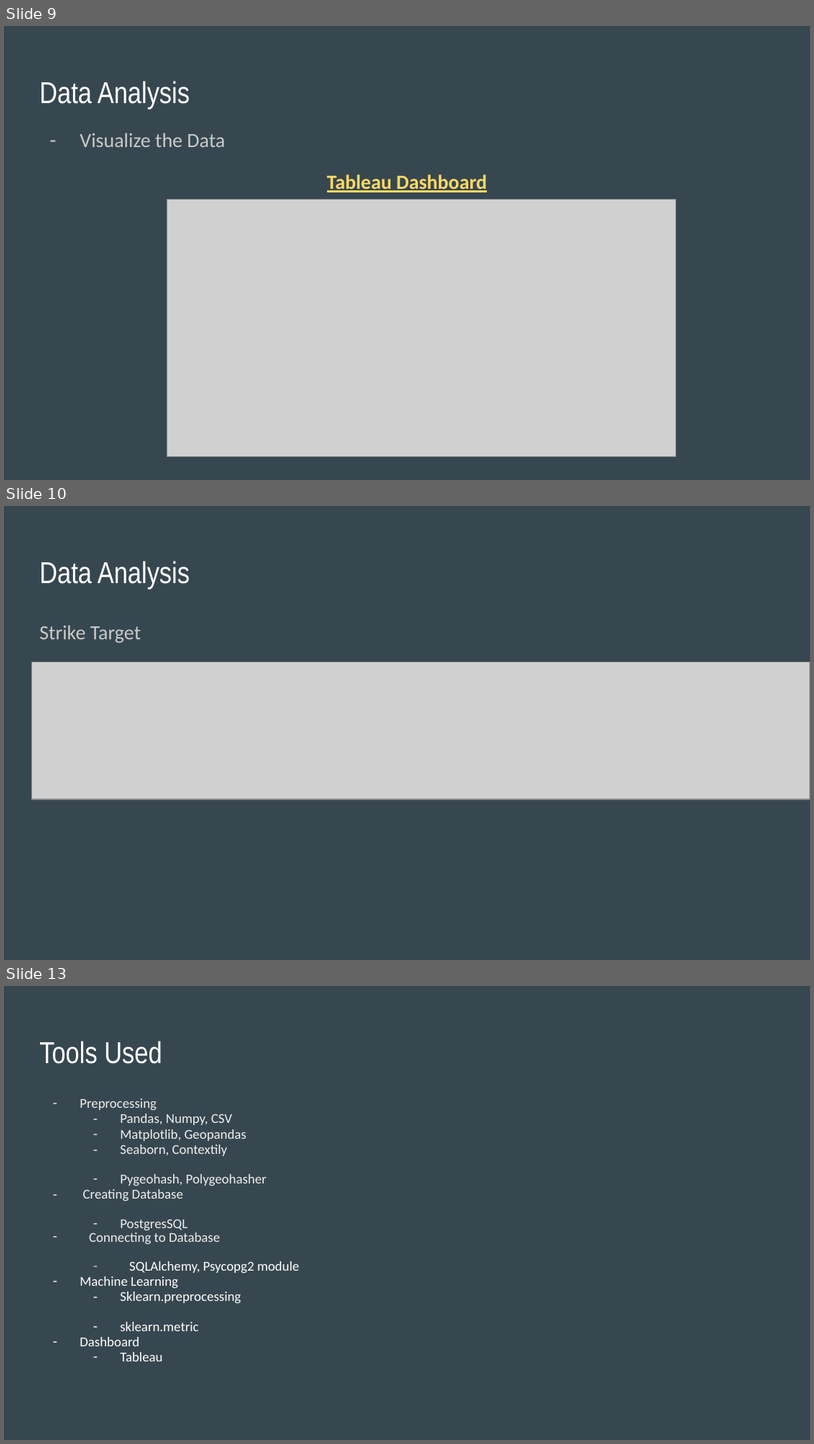
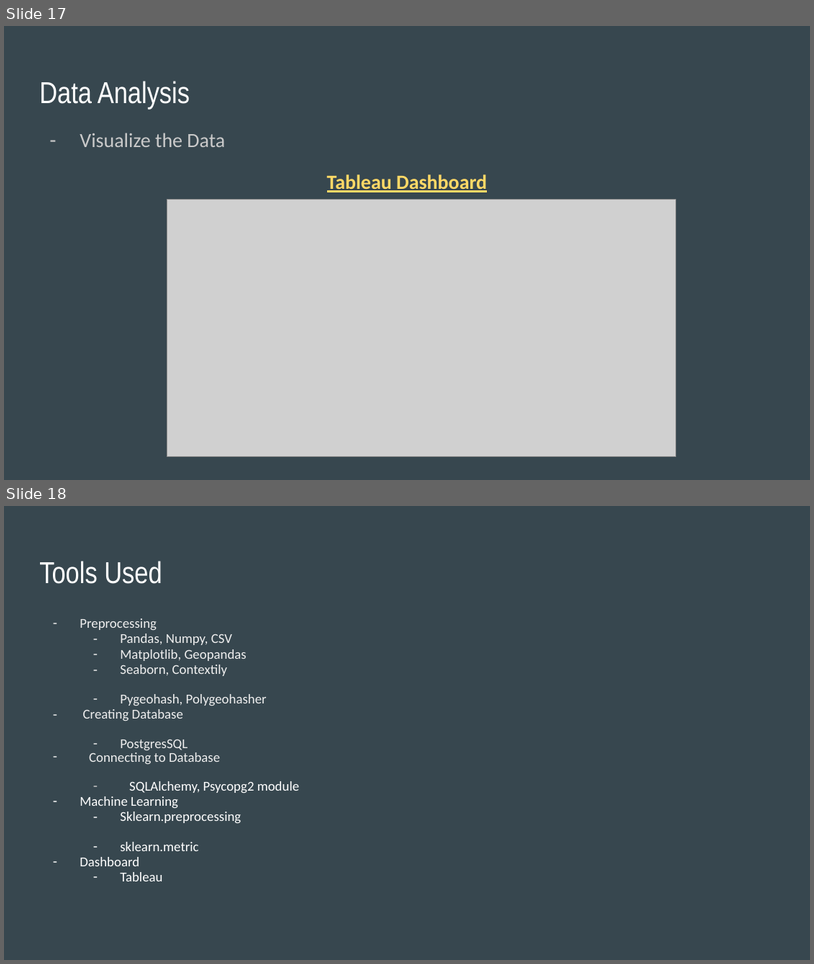
Before and after one commit to daniduce/Final-Project, a slide deck: Weather Patterns.pptx. Shown one above the other, each under a label of ours: slides 9, 10 and 13 before the commit, slides 17 and 18 after it; the slides between them are not shown. The pictures are 814x1444 and 814x964 pixels, drawn with LibreOffice and Linux fonts; fonts in the diff are those of the drawing; grey boxes stand for pictures. Boxes give left, top, right and bottom in pixels: in the first picture for what was removed or moved away, otherwise in the second. Text is boxed around its words. In the diff, an @@ line names an element or a change of style, - is before the commit and + after.

```diff
--- a/Weather Patterns.pptx
+++ b/Weather Patterns.pptx
@@ slide 10 removed at (4,506,810,960), background #37474F @@
@@ title removed at (39,561,190,590) @@
-Data Analysis
@@ text removed at (39,625,141,643) @@
-Strike Target
@@ picture removed at (31,662,810,799) @@
@@ what was slide 9 is now slide 17 @@
@@ what was slide 13 is now slide 18 @@
```
Also in this commit, not shown: 6 slides changed, 7 slides added, 1 other slide removed.
